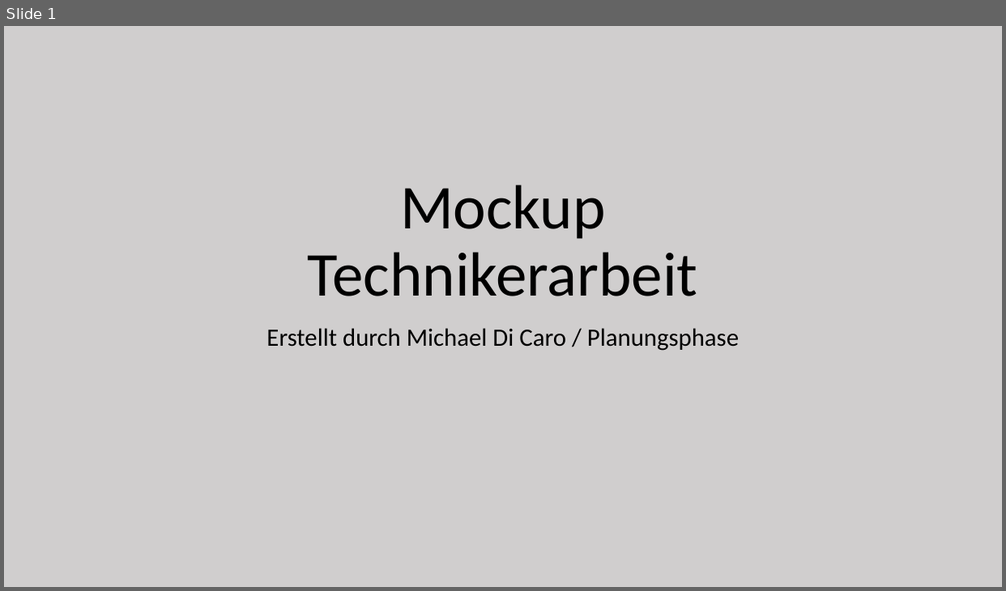
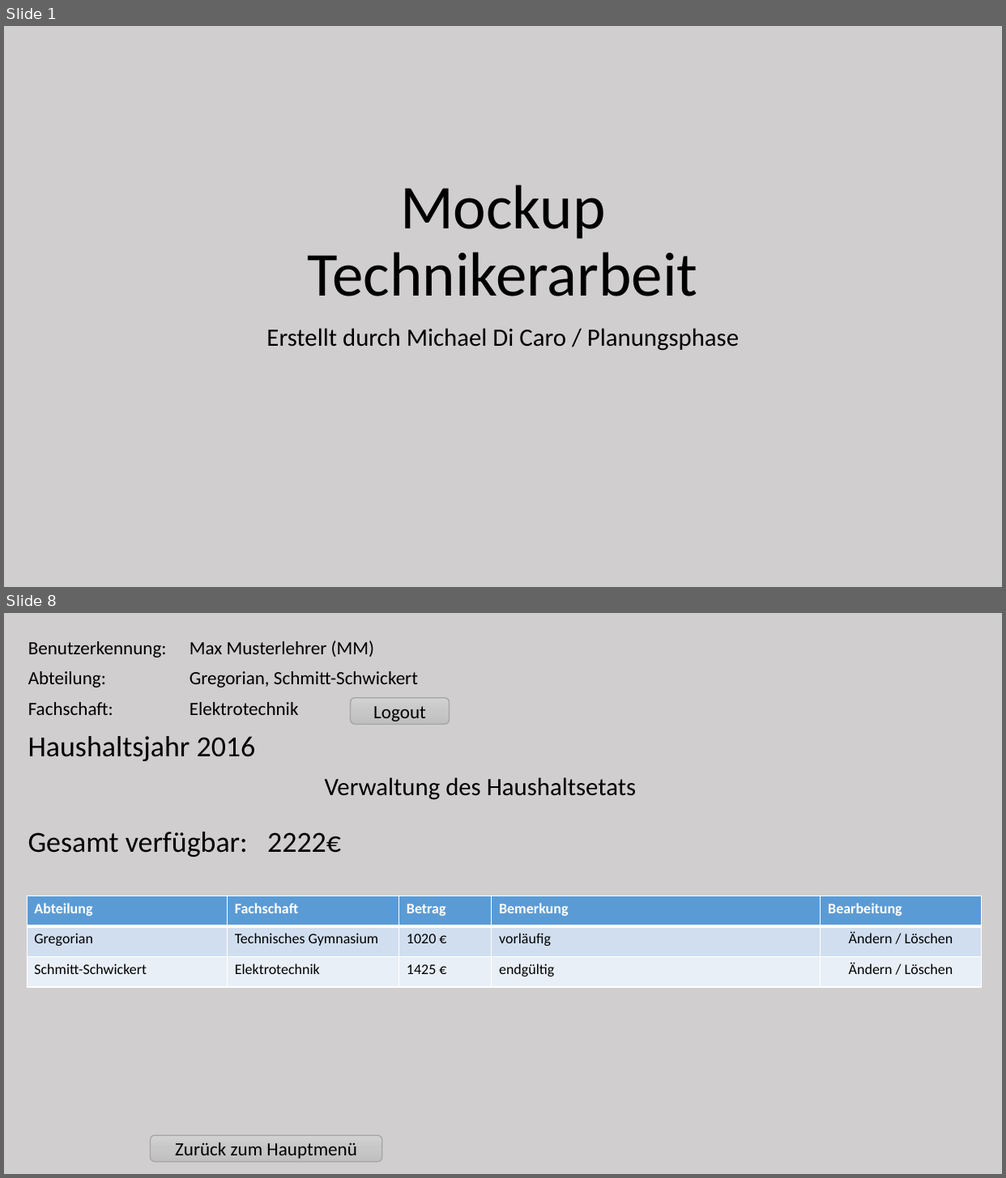
Before and after one commit to Kelevrae/LittleBigPlanet, a slide deck: Techniker Dokus/Mockup Admin.pptx. Shown one above the other, each under a label of ours: slide 1 before the commit, slides 1 and 8 after it; the slides between them are not shown. The pictures are 1006x591 and 1006x1178 pixels, drawn with LibreOffice and Linux fonts; fonts in the diff are those of the drawing; background and template pictures are left out. Boxes give left, top, right and bottom in pixels: in the first picture for what was removed or moved away, otherwise in the second. Text is boxed around its words. In the diff, an @@ line names an element or a change of style, - is before the commit and + after.

```diff
--- a/Techniker Dokus/Mockup Admin.pptx
+++ b/Techniker Dokus/Mockup Admin.pptx
@@ slide 8 added at (4,613,1002,1174), background #D0CECE @@
@@ table added at (20,633,449,725), 3 rows, 2 columns @@
+Benutzerkennung: | Max Musterlehrer (MM)
+Abteilung: | Gregorian, Schmitt-Schwickert
+Fachschaft: | Elektrotechnik
@@ rounded rectangle added at (351,697,450,724), fill gradient #D2D2D2 to #C8C8C8 to #C0C0C0, outline #A5A5A5 1 pt, 18 pt, text #000000 @@
+Logout
@@ text added at (28,736,256,761), 28 pt, text #000000 @@
+Haushaltsjahr 2016
@@ text added at (325,777,636,800), 24 pt, text #000000 @@
+Verwaltung des Haushaltsetats
@@ text added at (28,832,341,857), 28 pt, text #000000 @@
+Gesamt verfügbar: 2222€
@@ table added at (27,896,982,987), 3 rows, 5 columns @@
+Abteilung | Fachschaft | Betrag | Bemerkung | Bearbeitung
+Gregorian | Technisches Gymnasium | 1020 € | vorläufig | Ändern / Löschen
+Schmitt-Schwickert | Elektrotechnik | 1425 € | endgültig | Ändern / Löschen
@@ rounded rectangle added at (150,1135,382,1161), fill gradient #D2D2D2 to #C8C8C8 to #C0C0C0, outline #A5A5A5 1 pt, 18 pt, text #000000 @@
+Zurück zum Hauptmenü
```
Also in this commit, not shown: 7 slides changed, 1 slide removed, 1 other file.
